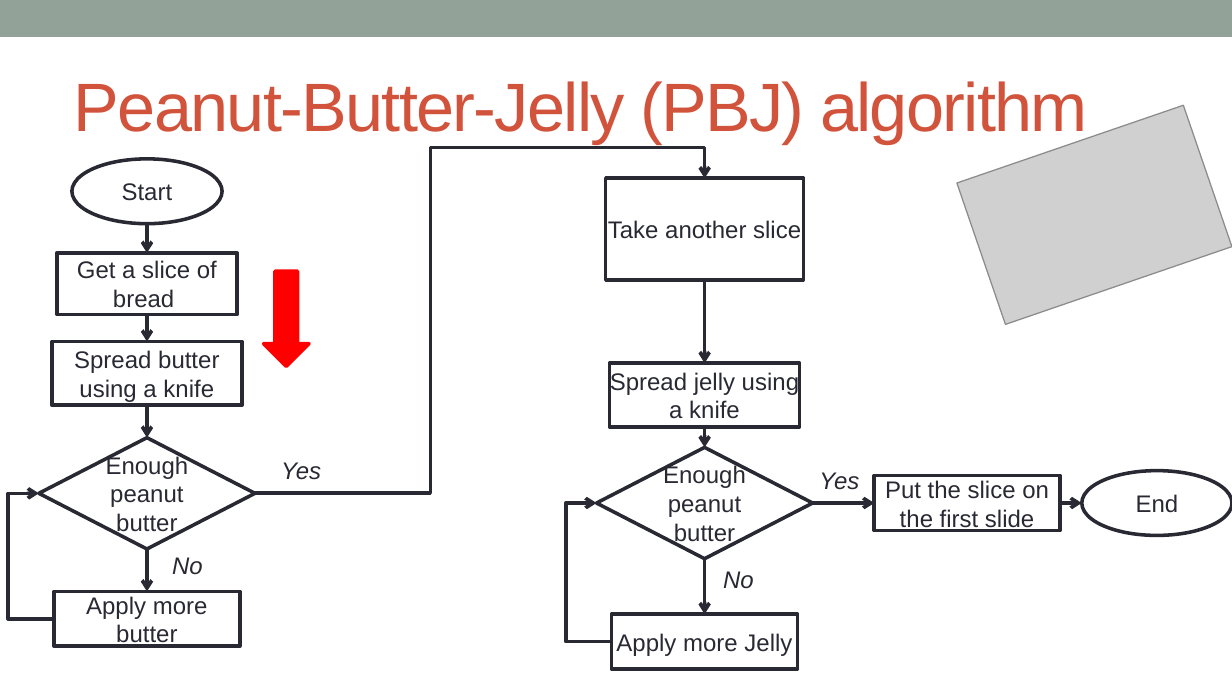
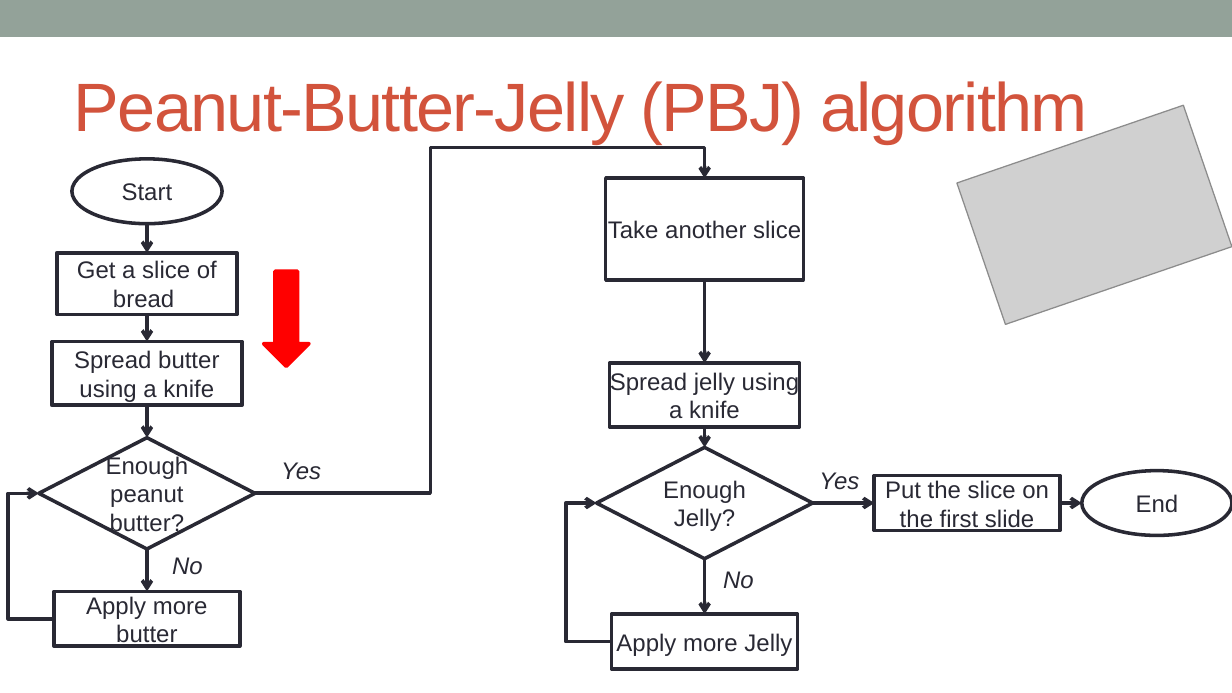
Before and after one commit to kanhu-pcr-code/bioinfo-PERL-course, a slide deck: slide 10 of PPTs/Programming-fundamentals.pptx. Drawn at 1232x693 pixels with LibreOffice and Linux fonts; fonts in the diff are those of the drawing; grey boxes stand for pictures. Boxes give left, top, right and bottom in pixels: in the first picture for what was removed or moved away, otherwise in the second. Text is boxed around its words. In the diff, an @@ line names an element or a change of style, - is before the commit and + after.

```diff
--- a/PPTs/Programming-fundamentals.pptx
+++ b/PPTs/Programming-fundamentals.pptx
@@ text in diamond at [106, 454, 189, 537]: text changed @@
-Enough peanut butter
+Enough peanut butter?
@@ text in diamond at [663, 480, 746, 531]: text changed @@
-Enough peanut butter
+Enough Jelly?
```
Also in this commit, not shown: 4 other slides changed, 4 other files.
